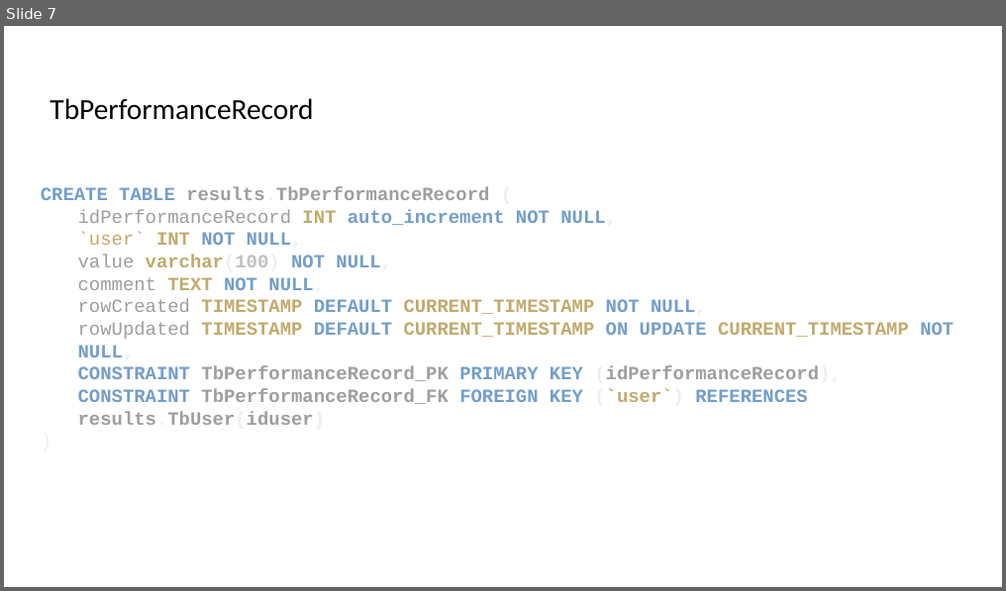
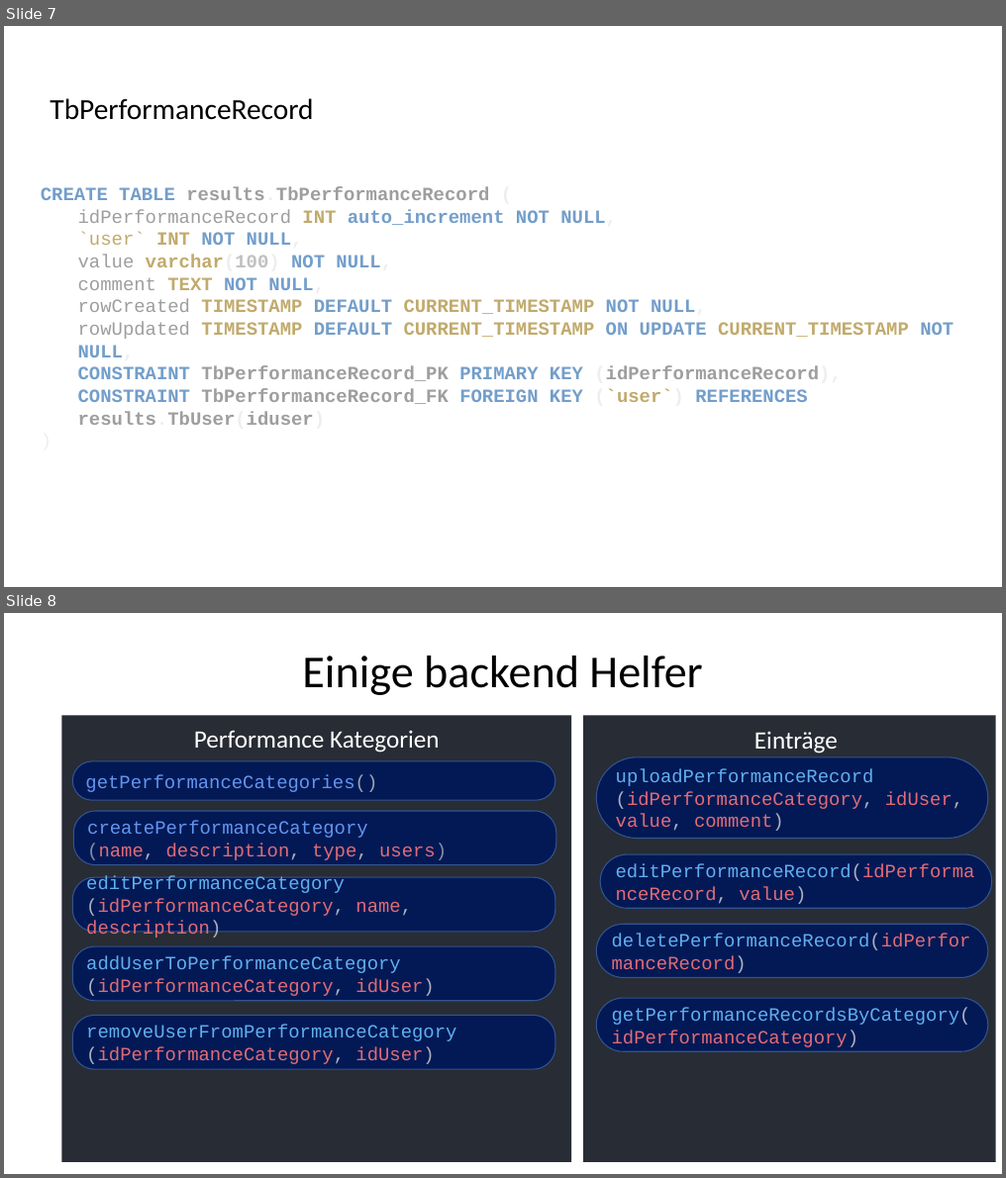
Before and after one commit to TimoLehnertz/roller-results.com, a slide deck: plans/PerformanceLayout.pptx. Shown one above the other, each under a label of ours: slide 7 before the commit, slides 7 and 8 after it. The pictures are 1006x591 and 1006x1178 pixels, drawn with LibreOffice and Linux fonts; fonts in the diff are those of the drawing. Boxes give left, top, right and bottom in pixels: in the first picture for what was removed or moved away, otherwise in the second. Text is boxed around its words. In the diff, an @@ line names an element or a change of style, - is before the commit and + after.

```diff
--- a/plans/PerformanceLayout.pptx
+++ b/plans/PerformanceLayout.pptx
@@ slide 8 added at box(4, 613, 1002, 1174), background #FFFFFF @@
@@ title added at box(302, 656, 702, 695), 44 pt, text #000000 @@
+Einige backend Helfer
@@ rectangle added at box(61, 716, 571, 1162), fill #282C34 @@
@@ text added at box(194, 730, 440, 753), 24 pt, text #FFFFFF @@
+Performance Kategorien
@@ rectangle added at box(583, 716, 996, 1162), fill #282C34 @@
@@ text added at box(754, 731, 838, 754), 24 pt, text #FFFFFF @@
+Einträge
@@ rounded rectangle added at box(596, 758, 988, 839), fill #031956, outline #325491 1 pt, 18 pt, text #E06C75 @@
+uploadPerformanceRecord
+(idPerformanceCategory, idUser, value, comment)
@@ rounded rectangle added at box(73, 761, 555, 800), fill #031956, outline #325491 1 pt, 18 pt, text #6495EE @@
+getPerformanceCategories()
@@ rounded rectangle added at box(73, 811, 556, 865), fill #031956, outline #325491 1 pt, 18 pt, text #6495EE @@
+createPerformanceCategory
+(name, description, type, users)
@@ rounded rectangle added at box(73, 877, 555, 931), fill #031956, outline #325491 1 pt, 18 pt, text #E06C75 @@
+editPerformanceCategory
+(idPerformanceCategory, name, description)
@@ rounded rectangle added at box(601, 855, 992, 909), fill #031956, outline #325491 1 pt, 18 pt, text #E06C75 @@
+editPerformanceRecord(idPerformanceRecord, value)
@@ rounded rectangle added at box(596, 925, 988, 978), fill #031956, outline #325491 1 pt, 18 pt, text #61AFEF @@
+deletePerformanceRecord(idPerformanceRecord)
@@ rounded rectangle added at box(73, 947, 555, 1001), fill #031956, outline #325491 1 pt, 18 pt, text #61AFEF @@
+addUserToPerformanceCategory
+(idPerformanceCategory, idUser)
@@ rounded rectangle added at box(596, 998, 988, 1053), fill #031956, outline #325491 1 pt, 18 pt, text #61AFEF @@
+getPerformanceRecordsByCategory(idPerformanceCategory)
@@ rounded rectangle added at box(73, 1016, 555, 1069), fill #031956, outline #325491 1 pt, 18 pt, text #61AFEF @@
+removeUserFromPerformanceCategory
+(idPerformanceCategory, idUser)
```
Also in this commit, not shown: 4 slides changed, 1 other slide added, 1 slide removed, 25 other files.
